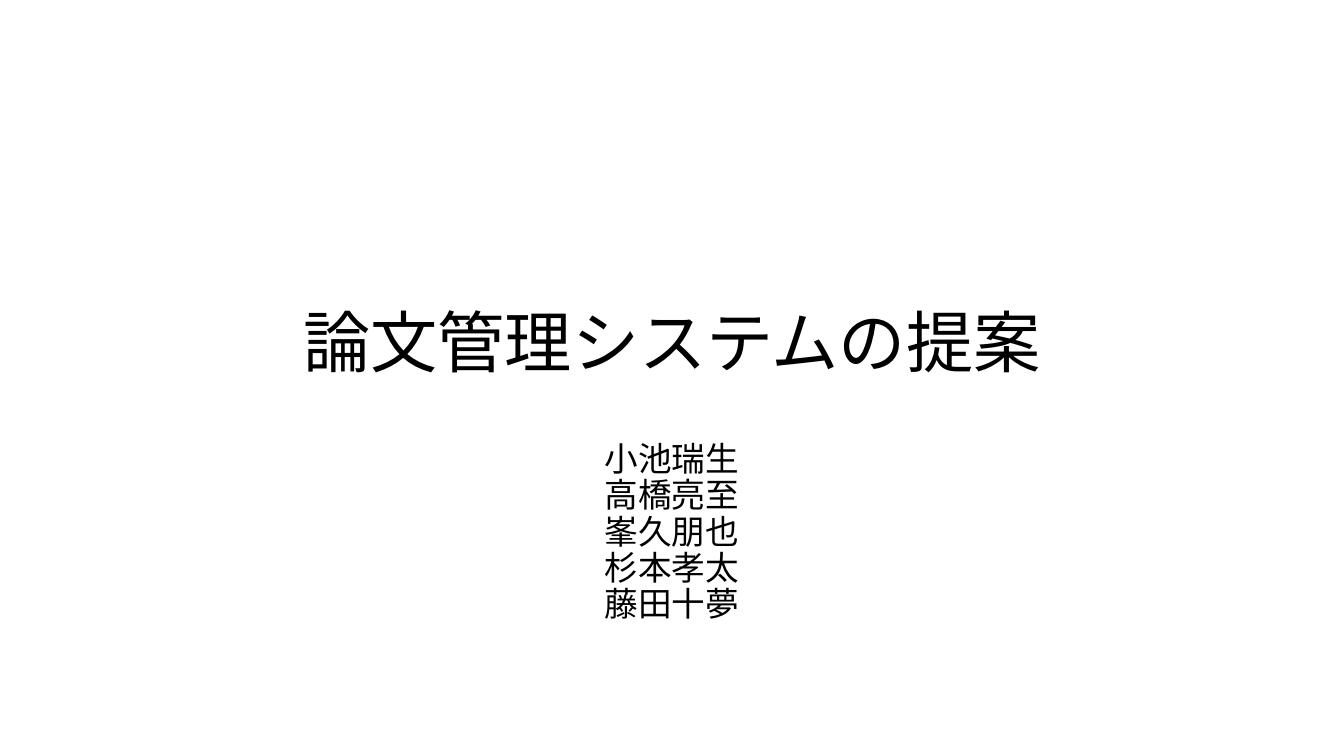
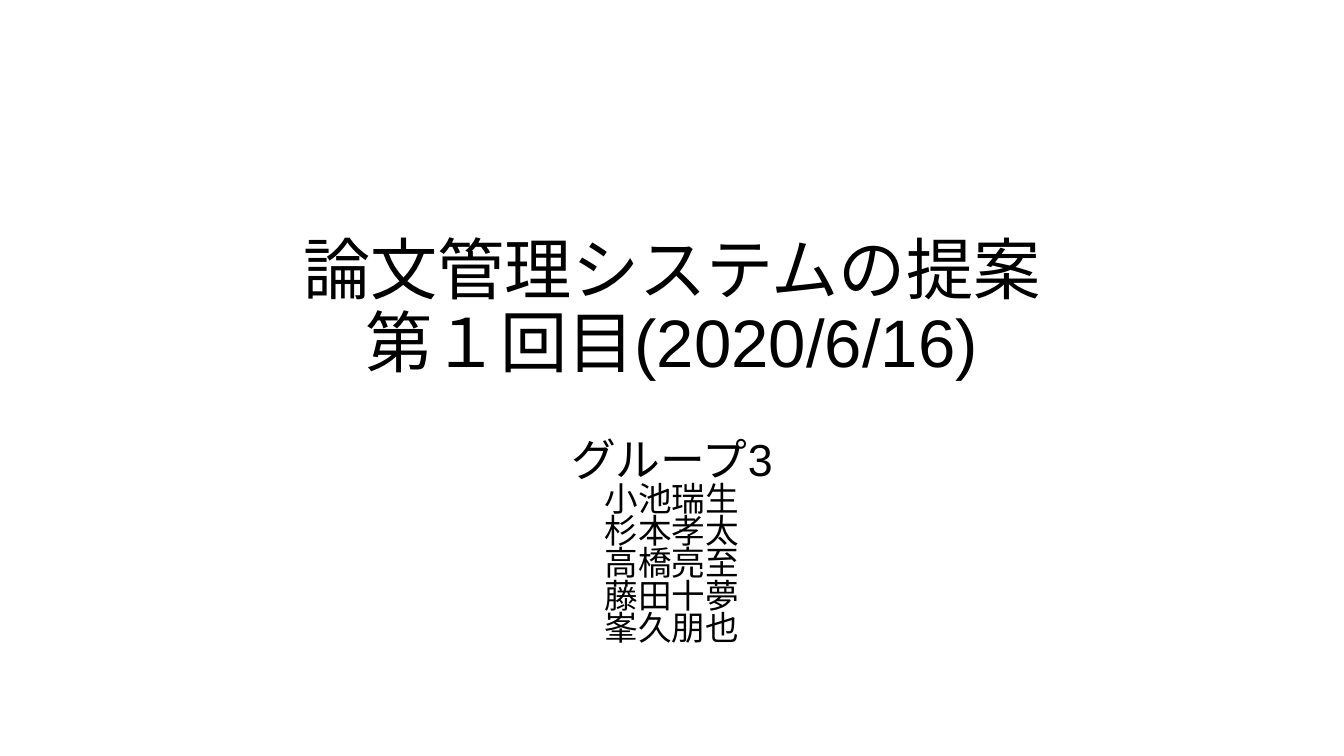
Before and after one commit to minehisa/ex2021, a slide deck: slide 1 of スライド資料/提案資料/20210607_pitch.pptx. Drawn at 1344x756 pixels with LibreOffice and Linux fonts; fonts in the diff are those of the drawing. Boxes give left, top, right and bottom in pixels: in the first picture for what was removed or moved away, otherwise in the second. Text is boxed around its words. In the diff, an @@ line names an element or a change of style, - is before the commit and + after.

```diff
--- a/スライド資料/提案資料/20210607_pitch.pptx
+++ b/スライド資料/提案資料/20210607_pitch.pptx
@@ title at <box>303,237,1040,381</box>: text changed @@
-論文管理システムの提案
+論文管理システムの提案
+第１回目(2020/6/16)
@@ subtitle at <box>571,438,773,488</box>: paragraph added @@
+グループ3
@@ subtitle at <box>605,476,739,643</box>: line spacing 0.9 to 0.8 @@
@@ subtitle at <box>605,509,739,553</box>: paragraph added @@
+杉本孝太
@@ subtitle at <box>605,545,739,619</box>: paragraphs removed @@
-杉本孝太
-藤田十夢
@@ subtitle at <box>605,573,739,617</box>: paragraph added @@
+藤田十夢
```
Also in this commit, not shown: 11 other slides changed, 1 slide added.
